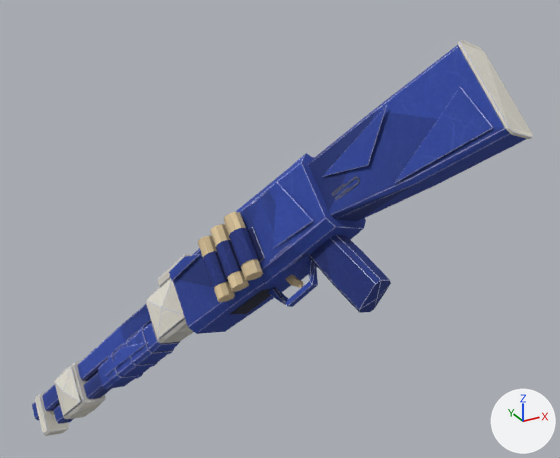
Two versions of the glTF model assets/paper/guns/shotgun.glb, one commit apart.
One viewpoint serves both versions: a 50 mm camera at (-0.487, -0.825, 0.225) aimed at (0.046, 0.143, -0.259). Arrows for +X, +Y and +Z are at lower right; the lights stay in place. The picture after the commit comes second. Where no turn or scale is listed for an object, it has been applied to the vertices. Vertices at exactly the same position are counted once.

Script lines for the objects in view, before the commit:
```python
me_body = bpy.data.meshes.new('body')
me_body.from_pydata(...)  # 1354 vertices, 2444 faces; spans x -0.334..0.143, y -0.183..0.596, z -0.53..0.292
me_body.materials.append(mat_paper_shotgun)
me_pump = bpy.data.meshes.new('pump')
me_pump.from_pydata(...)  # 238 vertices, 456 faces; spans x -0.059..0.058, y -0.075..0.072, z -0.084..0.082
me_pump.materials.append(mat_paper_shotgun)
ob_body = bpy.data.objects.new('body', me_body)
ob_body.location = (0.028, -0.056, -0.226)
ob_pump = bpy.data.objects.new('pump', me_pump)
ob_pump.location = (-0.153, 0.287, -0.507)
```
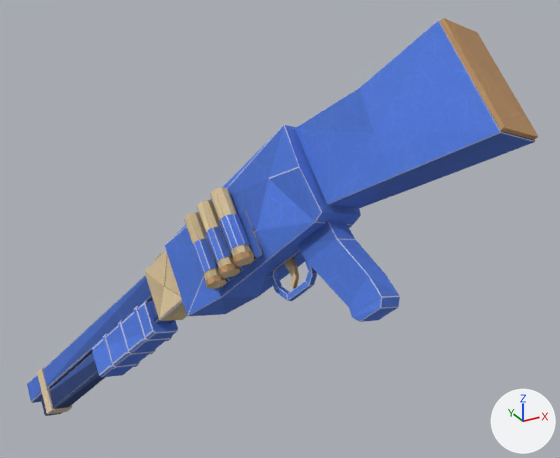
What differs and where, as boxes [x1, y1, x2, y2] in the pictures (560 x 458 px; the box of a moved part takes in the faces that stretch with it):
'body', reshaped: before [32, 40, 532, 436]; after [27, 18, 538, 416]
'pump', reshaped, moved (13% taller): before [98, 322, 180, 389]; after [92, 301, 178, 377]
part 1 of me_body, moved or reshaped: before [198, 236, 235, 302]; after [185, 212, 227, 289]
part 2 of me_body, rebuilt: before [173, 191, 317, 334]; after [165, 125, 361, 316]
part 3 of me_body, rebuilt: before [32, 304, 152, 420]; after [41, 300, 175, 416]
part 4 of me_body, rebuilt: before [309, 235, 391, 313]; after [297, 220, 400, 322]
part 5 of me_body, rebuilt: before [54, 372, 112, 424]; after [27, 275, 153, 403]
part 6 of me_body, rebuilt (11% wider, 7% taller): before [308, 45, 526, 221]; after [294, 20, 535, 208]
part 7 of me_body, rebuilt: before [145, 286, 194, 343]; after [145, 251, 187, 321]
part 8 of me_body, rebuilt (32% wider, 23% taller): before [458, 40, 532, 139]; after [440, 18, 538, 140]
part 9 of me_body, rebuilt (20% narrower, 44% shorter): before [224, 212, 263, 281]; after [219, 214, 250, 252]
part 10 of me_body, rebuilt: before [211, 224, 249, 292]; after [215, 209, 262, 291]
part 11 of me_body, deleted: before [54, 87, 493, 419]
part 12 of me_body, moved or reshaped: before [146, 156, 366, 339]; after [145, 187, 317, 318]
part 13 of me_body, moved or reshaped: before [32, 393, 69, 436]; after [28, 367, 72, 415]
part 14 of me_pump, rebuilt (13% taller): before [98, 322, 180, 389]; after [92, 301, 178, 377]
part 15 of me_pump, rebuilt (8% wider, 19% taller): before [123, 339, 158, 369]; after [118, 320, 156, 356]
part 16 of me_pump, rebuilt (23% taller): before [138, 326, 174, 356]; after [134, 305, 172, 342]
part 17 of me_pump, rebuilt (23% taller): before [108, 351, 143, 380]; after [103, 333, 140, 369]
part 18 of me_pump, deleted: before [105, 342, 148, 376]

Edits to the bpy script that builds the scene:
```text
Change me_body:
    remove me_body.from_pydata(...)  # 1354 vertices, 2444 faces; spans x -0.334..0.143, y -0.183..0.596, z -0.53..0.292
    add me_body.from_pydata(...)  # 979 vertices, 1638 faces; spans x -0.333..0.154, y -0.185..0.627, z -0.499..0.315
    me_body part 1: the loose piece of 36 vertices spanning x -0.13..-0.102, y 0.1..0.19, z -0.086..-0.007 is multiplied about its middle by the matrix ((1.128, 0.036, -0.043), (0.04, 1.128, 0.078), (-0.035, 0.083, 1.091)), then moved by (-0.005, 0.028, 0.019)
    me_body part 2: the loose piece of 80 vertices spanning x -0.146..0.052, y 0.005..0.281, z -0.188..0.116 is rebuilt with 70 vertices and now spans x -0.142..0.069, y 0.014..0.315, z -0.17..0.161
    me_body part 3: the loose piece of 80 vertices spanning x -0.334..-0.088, y 0.244..0.596, z -0.521..-0.106 is rebuilt with 48 vertices and now spans x -0.319..-0.087, y 0.237..0.571, z -0.497..-0.106
    me_body part 4: the loose piece of 72 vertices spanning x -0.027..0.031, y -0.076..0.05, z -0.05..0.04 is rebuilt with 58 vertices and now spans x -0.033..0.034, y -0.097..0.07, z -0.06..0.051
    me_body part 5: the loose piece of 66 vertices spanning x -0.305..-0.092, y 0.217..0.522, z -0.492..-0.132 is rebuilt with 40 vertices and now spans x -0.333..-0.085, y 0.269..0.627, z -0.497..-0.077
    me_body part 6: the loose piece of 64 vertices spanning x -0.015..0.14, y -0.178..0.092, z 0.04..0.287 is rebuilt with 34 vertices and now spans x -0.014..0.152, y -0.182..0.126, z 0.056..0.312
    me_body part 7: the loose piece of 64 vertices spanning x -0.168..-0.086, y 0.214..0.34, z -0.236..-0.107 is rebuilt with 48 vertices and now spans x -0.16..-0.082, y 0.236..0.361, z -0.203..-0.079
    me_body part 8: the loose piece of 48 vertices spanning x 0.088..0.143, y -0.183..-0.069, z 0.194..0.292 is rebuilt with 16 vertices and now spans x 0.077..0.154, y -0.185..-0.043, z 0.189..0.315
    me_body part 9: the loose piece of 36 vertices spanning x -0.105..-0.076, y 0.063..0.152, z -0.04..0.039 is rebuilt with 36 vertices and now spans x -0.111..-0.079, y 0.097..0.152, z -0.014..0.037
    me_body part 10: the loose piece of 36 vertices spanning x -0.118..-0.089, y 0.082..0.171, z -0.063..0.016 is rebuilt with 8 vertices and now spans x -0.118..-0.072, y 0.081..0.201, z -0.083..0.039
    me_body part 11: 12 loose pieces with 369 vertices, spanning x -0.314..0.083, y -0.163..0.59, z -0.484..0.246, are deleted
    me_body part 12: 301 vertices removed from x -0.169..0.057, y -0.002..0.323, z -0.214..0.123; 472 vertices added at x -0.16..0.029, y 0.033..0.352, z -0.184..0.145
    me_body part 13: 72 vertices removed from x -0.334..-0.277, y 0.502..0.596, z -0.53..-0.454; 100 vertices added at x -0.333..-0.265, y 0.509..0.627, z -0.499..-0.406
    other edits to the shape of me_body do not show in these pictures
Change me_pump:
    remove me_pump.from_pydata(...)  # 238 vertices, 456 faces; spans x -0.059..0.058, y -0.075..0.072, z -0.084..0.082
    add me_pump.from_pydata(...)  # 192 vertices, 368 faces; spans x -0.062..0.058, y -0.08..0.08, z -0.094..0.082
    me_pump part 14: the loose piece of 80 vertices spanning x -0.059..0.058, y -0.075..0.072, z -0.084..0.082 is rebuilt with 48 vertices and now spans x -0.062..0.058, y -0.08..0.08, z -0.094..0.082
    me_pump part 15: the loose piece of 48 vertices spanning x -0.025..0.032, y -0.034..0.02, z -0.021..0.032 is rebuilt with 48 vertices and now spans x -0.026..0.03, y -0.038..0.026, z -0.029..0.032
    me_pump part 16: the loose piece of 48 vertices spanning x -0.005..0.051, y -0.063..-0.009, z 0.014..0.067 is rebuilt with 48 vertices and now spans x -0.006..0.051, y -0.069..-0.005, z 0.008..0.069
    me_pump part 17: the loose piece of 48 vertices spanning x -0.045..0.013, y -0.004..0.05, z -0.057..-0.004 is rebuilt with 48 vertices and now spans x -0.047..0.01, y -0.007..0.057, z -0.066..-0.006
    me_pump part 18: the loose piece of 14 vertices spanning x -0.054..0.002, y -0.059..0.028, z -0.045..0.055 is deleted
Change ob_pump:
    ob_pump.location: (-0.153, 0.287, -0.507) -> (-0.15, 0.307, -0.484)
```
